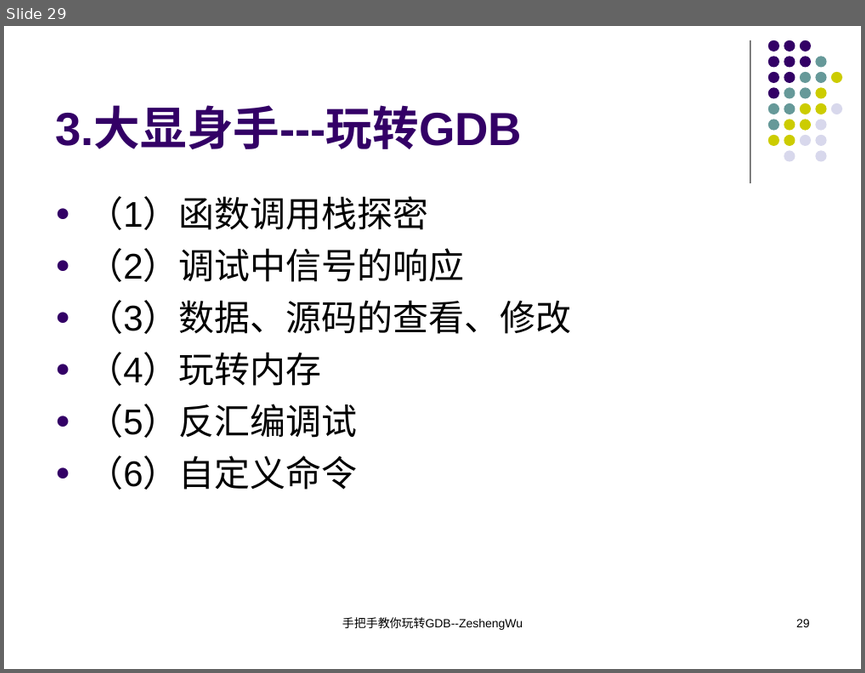
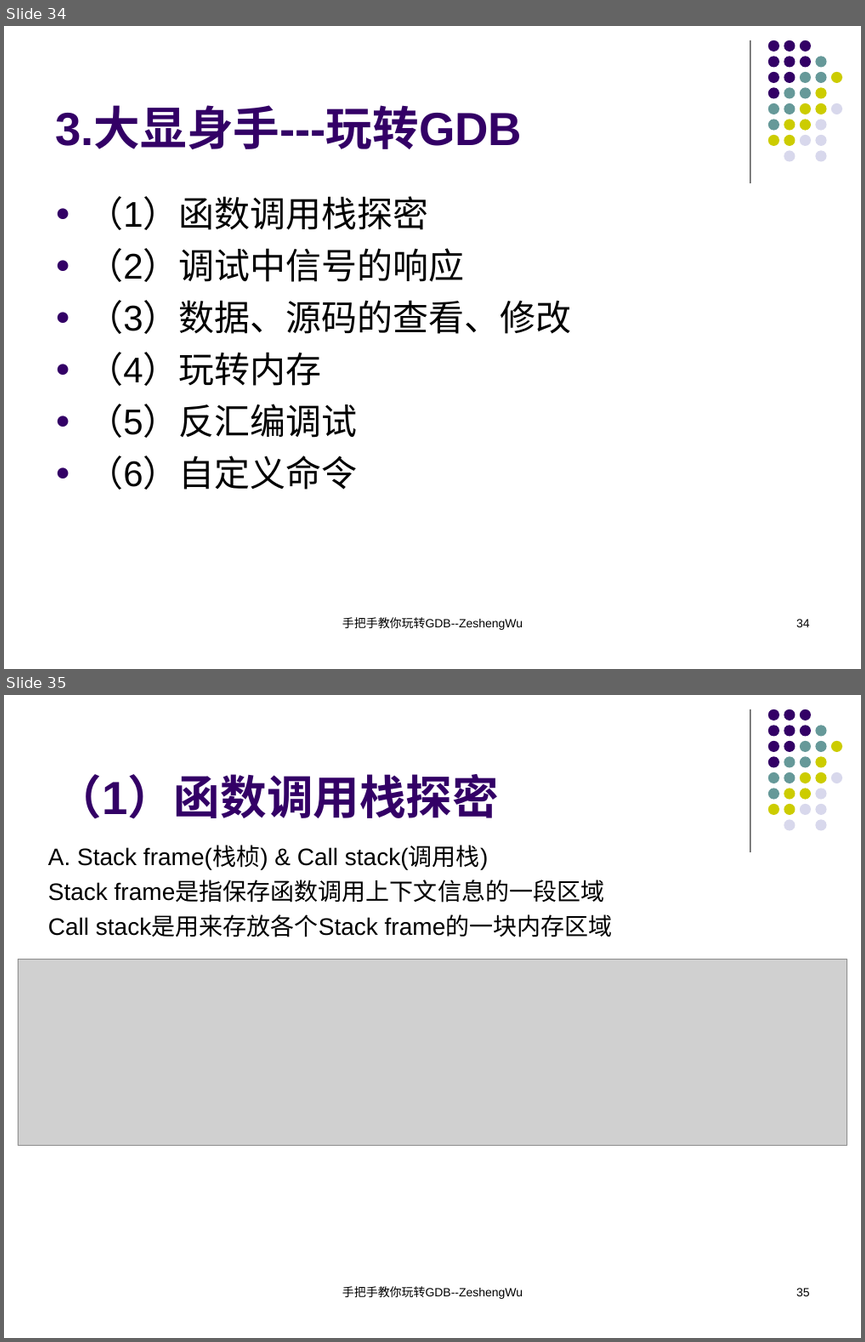
Before and after one commit to KublaikhanGeek/reactor, a slide deck: docs/手把手教你玩转GDB/手把手教你玩转GDB.ppt. Shown one above the other, each under a label of ours: slide 29 before the commit, slides 34 and 35 after it. The pictures are 865x673 and 865x1342 pixels, drawn with LibreOffice and Linux fonts; fonts in the diff are those of the drawing; grey boxes stand for pictures. Boxes give left, top, right and bottom in pixels: in the first picture for what was removed or moved away, otherwise in the second. Text is boxed around its words. In the diff, an @@ line names an element or a change of style, - is before the commit and + after.

```diff
--- a/docs/手把手教你玩转GDB/手把手教你玩转GDB.ppt
+++ b/docs/手把手教你玩转GDB/手把手教你玩转GDB.ppt
@@ slide 35 added at <box>4,695,861,1338</box>, background #FFFFFF; not listed: 32 template elements that a slide beside it also shows @@
@@ title added at <box>55,774,499,819</box>, 39 pt, text #330066, bold @@
+（1）函数调用栈探密
@@ text added at <box>48,847,613,937</box>, 20 pt, text #000000 @@
+A. Stack frame(栈桢) & Call stack(调用栈)
+Stack frame是指保存函数调用上下文信息的一段区域
+Call stack是用来存放各个Stack frame的一块内存区域
@@ picture added at <box>18,959,847,1145</box> @@
@@ text added at <box>342,1286,522,1299</box>, 10 pt, text #000000 @@
+手把手教你玩转GDB--ZeshengWu
@@ page number added at <box>796,1287,810,1296</box>, 10 pt, text #000000 @@
+35
@@ what was slide 29 is now slide 34 @@
@@ page number at <box>796,618,810,627</box>: text changed @@
-29
+34
```
Also in this commit, not shown: 5 slides changed, 23 other slides added, 1 other file.
